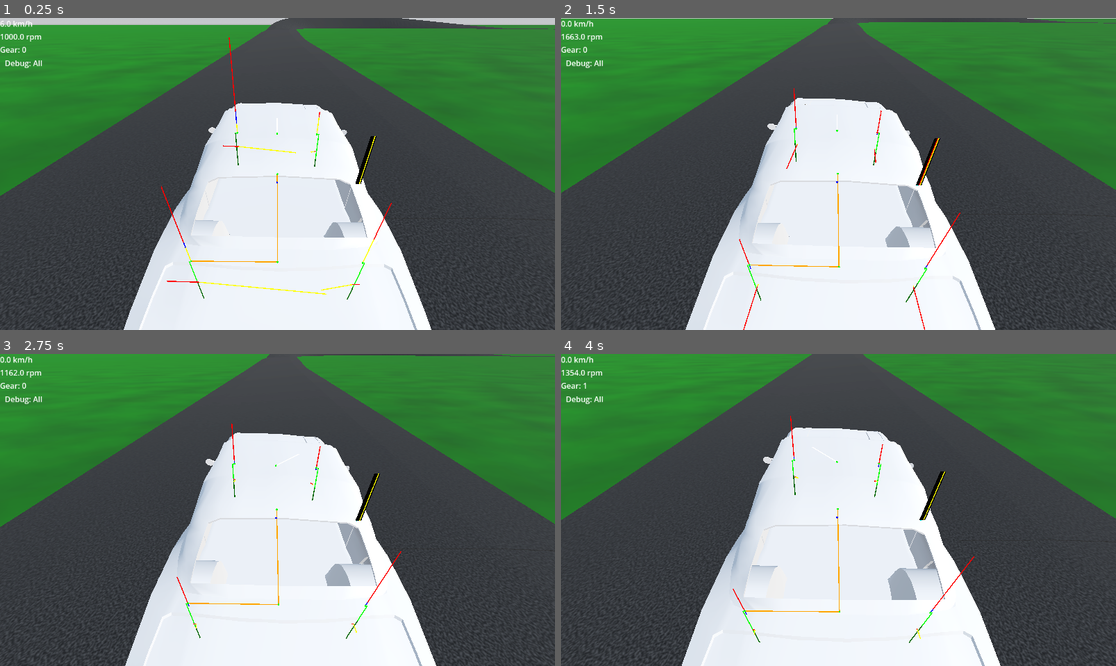
Above: before the commit, frames 1-4 (two rows, left to right).
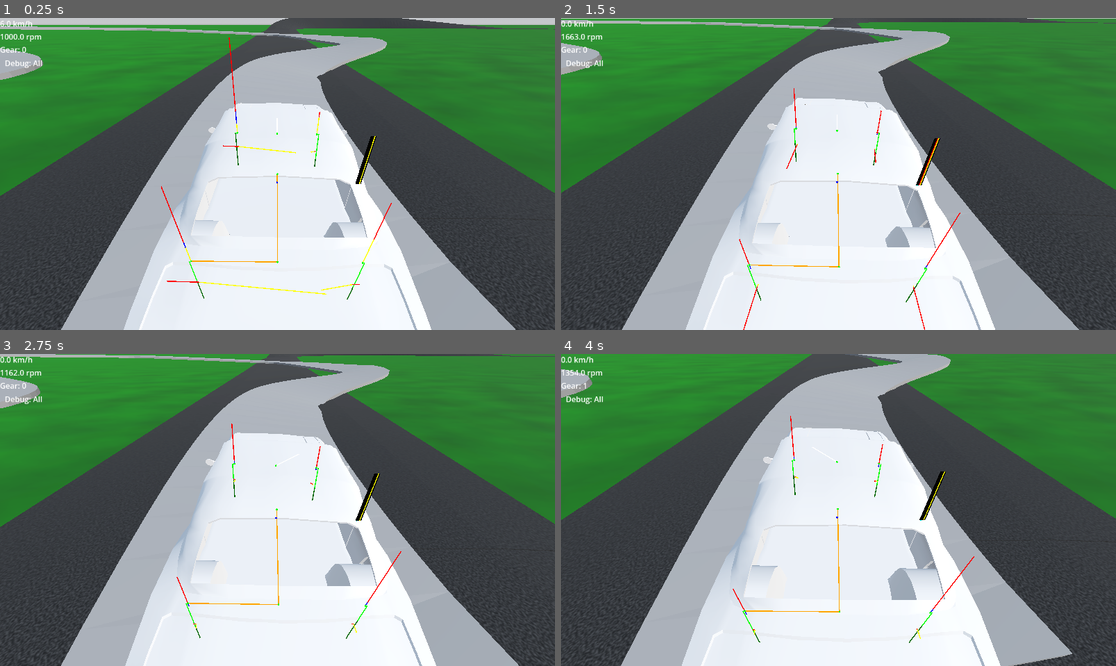
Above: after the commit, the same moments.

Repository: L3w1s6/infinite-rally
Game: Godot game, scene res://Scenes/world.tscn
The game is run twice, just before and just after one commit, with the same random seed, the same clock (stepped at 60 frames per second) and the same inputs.
Inputs:
- Up to frame 1 (0.25 s): no input
- Up to frame 2 (1.5 s): hold D (Steer Right) 0.53-1.28 s; tap Shift (Clutch) at 0.6 s; hold S (Brakes) from 1.28 s (still down); tap W (Throttle) at 1.35 s
- Up to frame 3 (2.75 s): release S (Brakes) at 2.03 s; hold D (Steer Right) from 2.03 s (still down); tap Shift (Clutch) at 2.1 s
- Up to frame 4 (4 s): release D (Steer Right) at 2.78 s; hold E (Shift Up) 2.78-3.53 s; tap W (Throttle) at 2.85 s; hold A (Steer Left) from 3.53 s (still down); tap Shift (Clutch) at 3.6 s

The runs differ from the first frame. In frame 1, 15% of the frame differs, in the area x 0-93%, y 2-100%; in frame 2, 15%; in frame 3, 16%, in the area x 0-94%, y 0-100%; in frame 4, 15%.

Commit message:
updated to Godot 4.7

Diff:
--- a/Scenes/stage_generator.tscn
+++ b/Scenes/stage_generator.tscn
@@ -49,7 +49,7 @@
 mesh = SubResource("BoxMesh_nivyl")
 buffer = PackedFloat32Array(1, 0, 0, 0, 0, 1, 0, 0, 0, 0, 1, 0, 1, 0, 0, 1, 0, 1, 0, 0.04269871, 0, 0, 1, 0, 1, 0, 0, 2 …(19901 unchanged characters)…
 
-[node name="StageGenerator" type="Node3D"]
+[node name="StageGenerator" type="Node3D" unique_id=1486382979]
 script = ExtResource("1_d6jxy")
 dummyUpdate = 0
 noise = SubResource("NoiseTexture2D_wvfk2")
@@ -57,10 +57,10 @@
 minLength = 10.0
 maxAngleRange = 90.0
 
-[node name="Path3D" type="Path3D" parent="."]
+[node name="Path3D" type="Path3D" parent="." unique_id=1378350995]
 curve = SubResource("Curve3D_d6jxy")
 
-[node name="CSGPolygon3D" type="CSGPolygon3D" parent="." groups=["Road"]]
+[node name="CSGPolygon3D" type="CSGPolygon3D" parent="." unique_id=1513463916 groups=["Road"]]
 use_collision = true
 polygon = PackedVector2Array(0, 0, 0, 0.25, 5, 0.25, 5, 0)
 mode = 2
@@ -75,13 +75,13 @@
 path_u_distance = 1.0
 path_joined = false
 
-[node name="TerrainGenerator" type="MeshInstance3D" parent="."]
+[node name="TerrainGenerator" type="MeshInstance3D" parent="." unique_id=874395004]
 material_override = SubResource("StandardMaterial3D_ayyaf")
 mesh = SubResource("ArrayMesh_nivyl")
 script = ExtResource("2_wvfk2")
 
-[node name="Point" type="MeshInstance3D" parent="TerrainGenerator"]
+[node name="Point" type="MeshInstance3D" parent="TerrainGenerator" unique_id=2078511379]
 mesh = SubResource("BoxMesh_nivyl")
 
-[node name="MultiPoints" type="MultiMeshInstance3D" parent="TerrainGenerator"]
+[node name="MultiPoints" type="MultiMeshInstance3D" parent="TerrainGenerator" unique_id=1090456368]
 multimesh = SubResource("MultiMesh_ayyaf")
--- a/Scenes/terrainGen.gd
+++ b/Scenes/terrainGen.gd
@@ -110,6 +110,5 @@
 
 #called once initially
 func _ready() -> void:
-
 	genTerrain()
 	print("ready")
--- a/Scenes/world.tscn
+++ b/Scenes/world.tscn
@@ -15,23 +15,23 @@
 }
 point_count = 11
 
-[node name="World" type="Node3D"]
+[node name="World" type="Node3D" unique_id=111503977]
 
-[node name="Demo" parent="." instance=ExtResource("1_5a7ea")]
+[node name="Demo" parent="." unique_id=1071657358 instance=ExtResource("1_5a7ea")]
 
-[node name="Camera3D" type="Camera3D" parent="." node_paths=PackedStringArray("follow_this")]
+[node name="Camera3D" type="Camera3D" parent="." unique_id=94613549 node_paths=PackedStringArray("follow_this")]
 transform = Transform3D(1, 0, 0, 0, 1, 0, 0, 0, 1, 0, 2.98744, 2.76582)
 script = ExtResource("2_fo5ed")
 follow_this = NodePath("../VehicleController/ChevroletCamaro")
 
-[node name="VehicleController" type="Node3D" parent="." node_paths=PackedStringArray("vehicle_node")]
+[node name="VehicleController" type="Node3D" parent="." unique_id=1804025371 node_paths=PackedStringArray("vehicle_node")]
 transform = Transform3D(1, 0, 0, 0, 1, 0, 0, 0, 1, 0, 1.18336, 0)
 script = ExtResource("2_8j60k")
 vehicle_node = NodePath("ChevroletCamaro")
 
-[node name="ChevroletCamaro" parent="VehicleController" instance=ExtResource("3_fo5ed")]
+[node name="ChevroletCamaro" parent="VehicleController" unique_id=371744712 instance=ExtResource("3_fo5ed")]
 
-[node name="GUI" type="Control" parent="." node_paths=PackedStringArray("vehicle")]
+[node name="GUI" type="Control" parent="." unique_id=1279311208 node_paths=PackedStringArray("vehicle")]
 layout_mode = 3
 anchors_preset = 15
 anchor_right = 1.0
@@ -41,7 +41,7 @@
 script = ExtResource("5_fo5ed")
 vehicle = NodePath("../VehicleController/ChevroletCamaro")
 
-[node name="VBoxContainer" type="VBoxContainer" parent="GUI"]
+[node name="VBoxContainer" type="VBoxContainer" parent="GUI" unique_id=1376201793]
 layout_mode = 1
 anchors_preset = 15
 anchor_right = 1.0
@@ -49,20 +49,20 @@
 grow_horizontal = 2
 grow_vertical = 2
 
-[node name="Speed" type="Label" parent="GUI/VBoxContainer"]
+[node name="Speed" type="Label" parent="GUI/VBoxContainer" unique_id=690686523]
 layout_mode = 2
 
-[node name="RPM" type="Label" parent="GUI/VBoxContainer"]
+[node name="RPM" type="Label" parent="GUI/VBoxContainer" unique_id=1844402887]
 layout_mode = 2
 
-[node name="Gear" type="Label" parent="GUI/VBoxContainer"]
+[node name="Gear" type="Label" parent="GUI/VBoxContainer" unique_id=1336500704]
 layout_mode = 2
 
-[node name="Debug" type="Node" parent="." node_paths=PackedStringArray("vehicle")]
+[node name="Debug" type="Node" parent="." unique_id=740395501 node_paths=PackedStringArray("vehicle")]
 script = ExtResource("6_o06y3")
 vehicle = NodePath("../VehicleController/ChevroletCamaro")
 
-[node name="DebugUI" type="Control" parent="Debug"]
+[node name="DebugUI" type="Control" parent="Debug" unique_id=1868318393]
 layout_mode = 3
 anchors_preset = 15
 anchor_right = 1.0
@@ -72,11 +72,10 @@
 script = ExtResource("7_k7acu")
 metadata/_edit_use_anchors_ = true
 
-[node name="Path3D" type="Path3D" parent="."]
-visible = false
+[node name="Path3D" type="Path3D" parent="." unique_id=846945642]
 curve = SubResource("Curve3D_o06y3")
 
-[node name="CSGPolygon3D" type="CSGPolygon3D" parent="Path3D" groups=["Road"]]
+[node name="CSGPolygon3D" type="CSGPolygon3D" parent="Path3D" unique_id=650755559 groups=["Road"]]
 use_collision = true
 polygon = PackedVector2Array(0, 0, 0, 0.25, 5, 0.25, 5, 0)
 mode = 2
--- a/project.godot
+++ b/project.godot
@@ -16,7 +16,7 @@
 
 config/name="Infinite Rally"
 run/main_scene="uid://biwr6u0x0wdoo"
-config/features=PackedStringArray("4.6", "Forward Plus")
+config/features=PackedStringArray("4.7", "Forward Plus")
 config/icon="res://icon.svg"
 
 [input]
Not shown: 1 places in Scenes/stage_generator.tscn that only renumber resources
Not shown: 1 places in Scenes/world.tscn that only renumber resources
